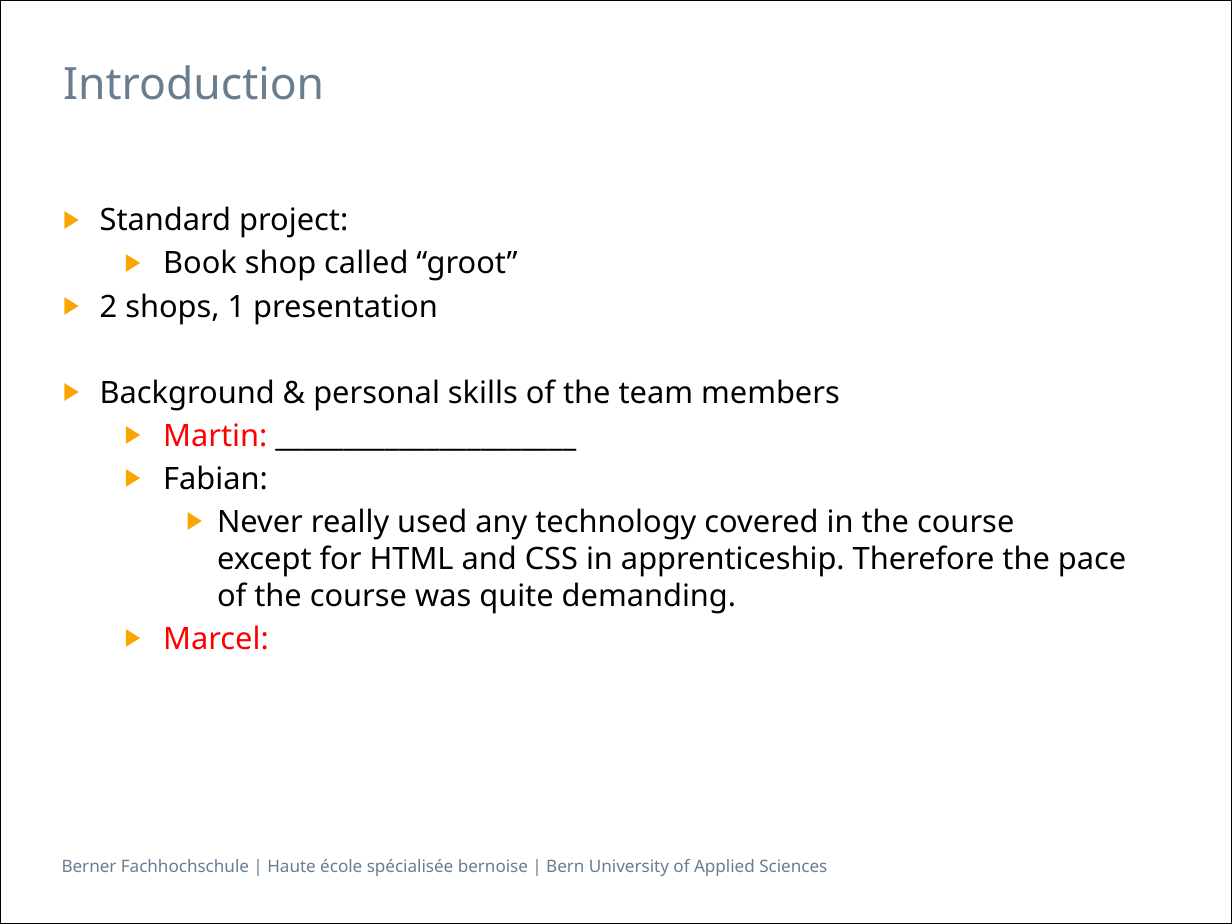
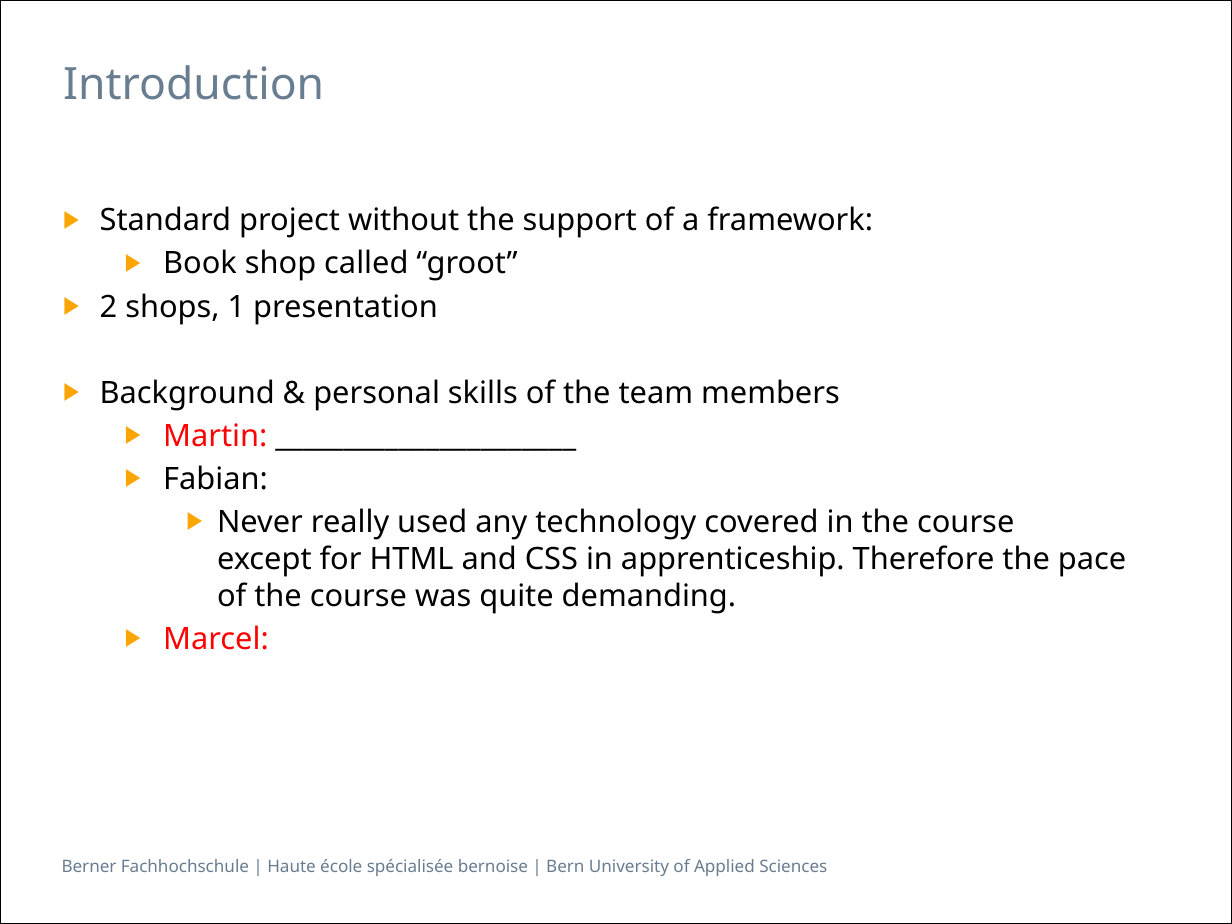
Before and after one commit to Makae/ch.bfh.bti7054.w2014.q.groot, a slide deck: slide 3 of trunk/doc/Presentation.pptx. Drawn at 1232x924 pixels with LibreOffice and Linux fonts; fonts in the diff are those of the drawing. Boxes give left, top, right and bottom in pixels: in the first picture for what was removed or moved away, otherwise in the second. Text is boxed around its words. In the diff, an @@ line names an element or a change of style, - is before the commit and + after.

Commit message:
fs

```diff
--- a/trunk/doc/Presentation.pptx
+++ b/trunk/doc/Presentation.pptx
@@ text at (100,206,873,238): text changed @@
-▶ Standard project:
+▶ Standard project without the support of a framework:
```
